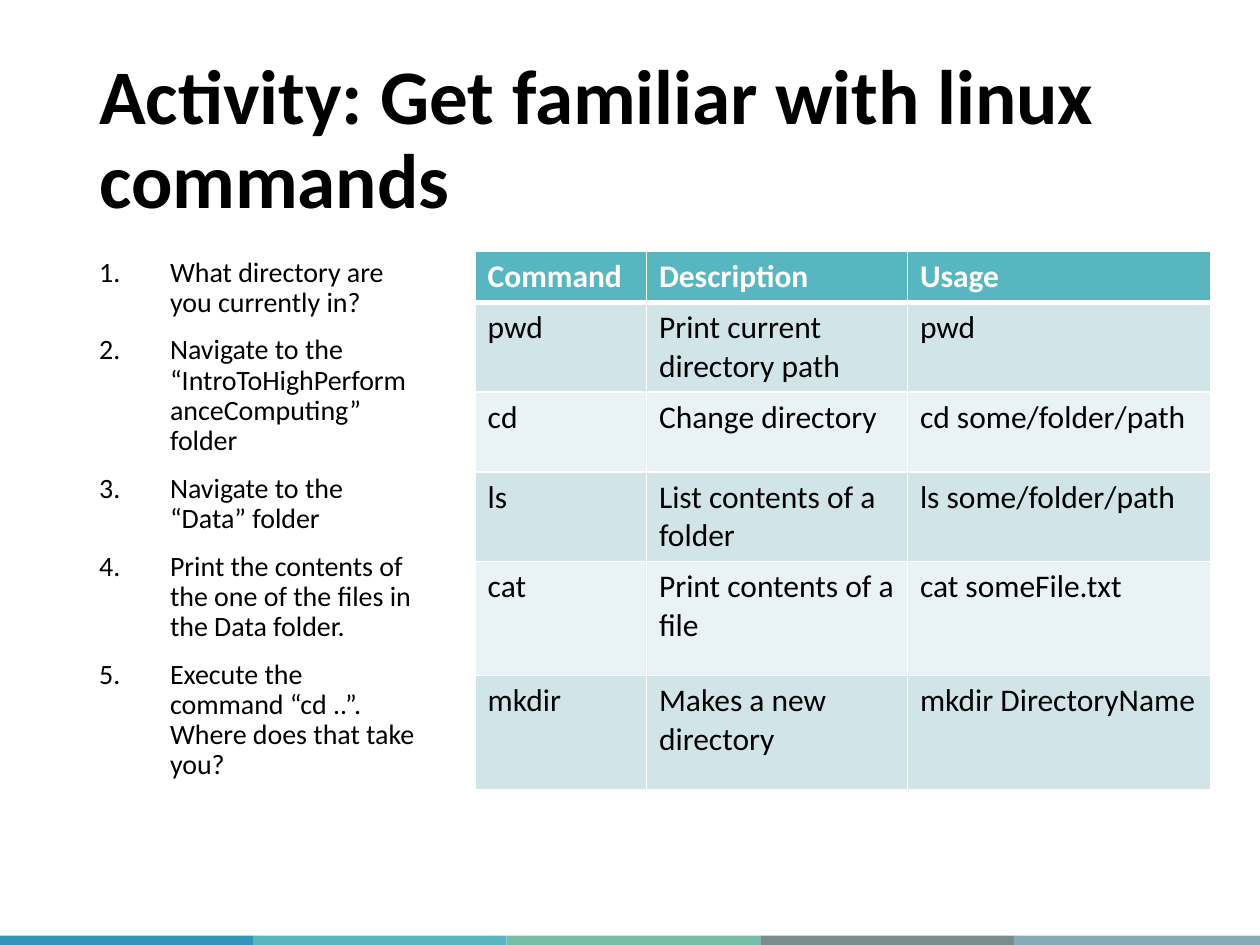
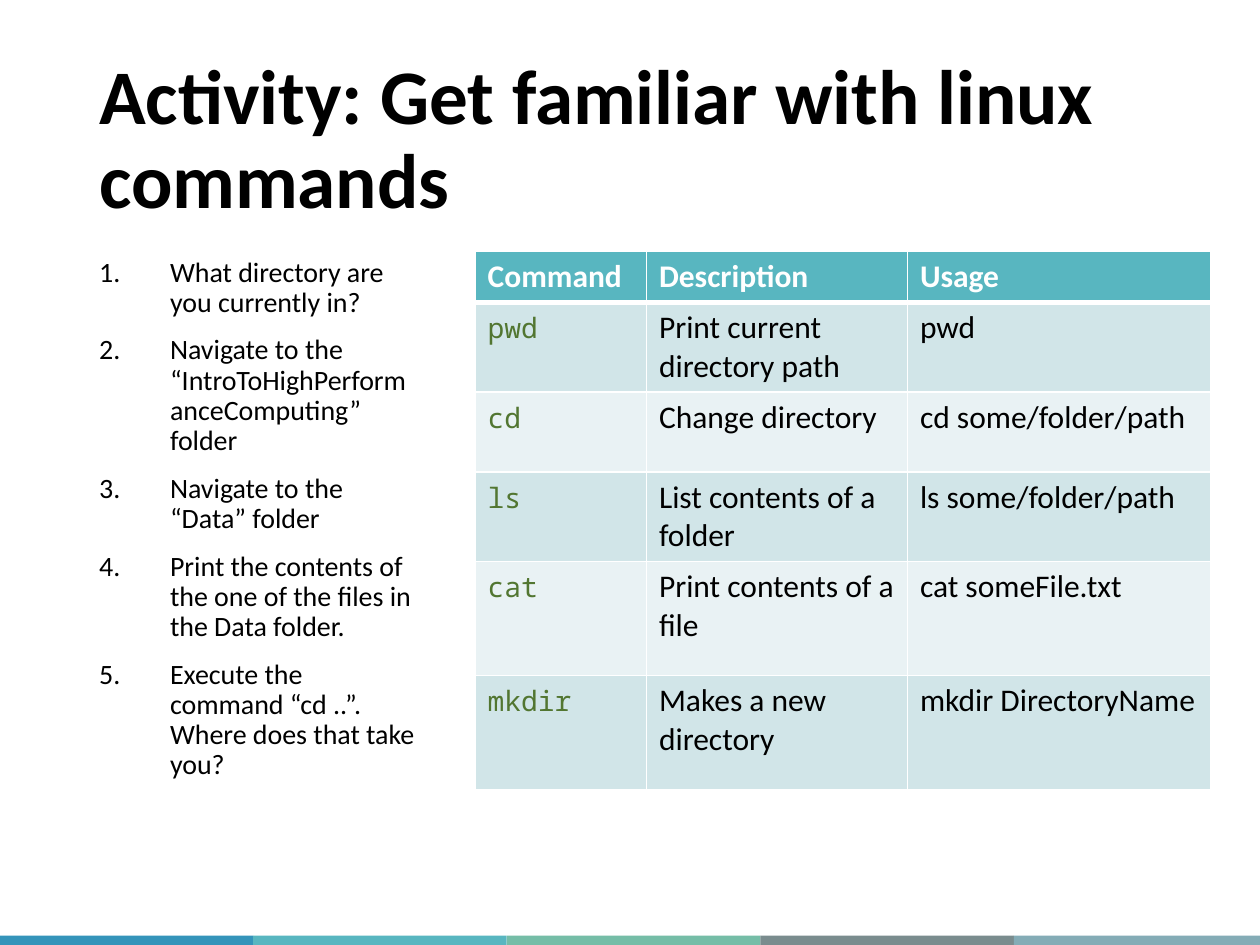
Before and after one commit to megan-ng/IntroToHighPerformanceComputing, a slide deck: slide 17 of Slides/IntroToHPCWorkshop.pptx. Drawn at 1260x945 pixels with LibreOffice and Linux fonts; fonts in the diff are those of the drawing; background and template pictures are left out. Boxes give left, top, right and bottom in pixels: in the first picture for what was removed or moved away, otherwise in the second. Text is boxed around its words. In the diff, an @@ line names an element or a change of style, - is before the commit and + after.

```diff
--- a/Slides/IntroToHPCWorkshop.pptx
+++ b/Slides/IntroToHPCWorkshop.pptx
@@ table at [475,252,1211,786] @@
@@ size 18 to 16 pt, font Calibri to Noto Sans Mono, text colour #000000 to #527631 in "pwd", "cd", "ls", "cat" and 1 more places @@
```
Also in this commit, not shown: 7 other slides changed, 3 other files.
